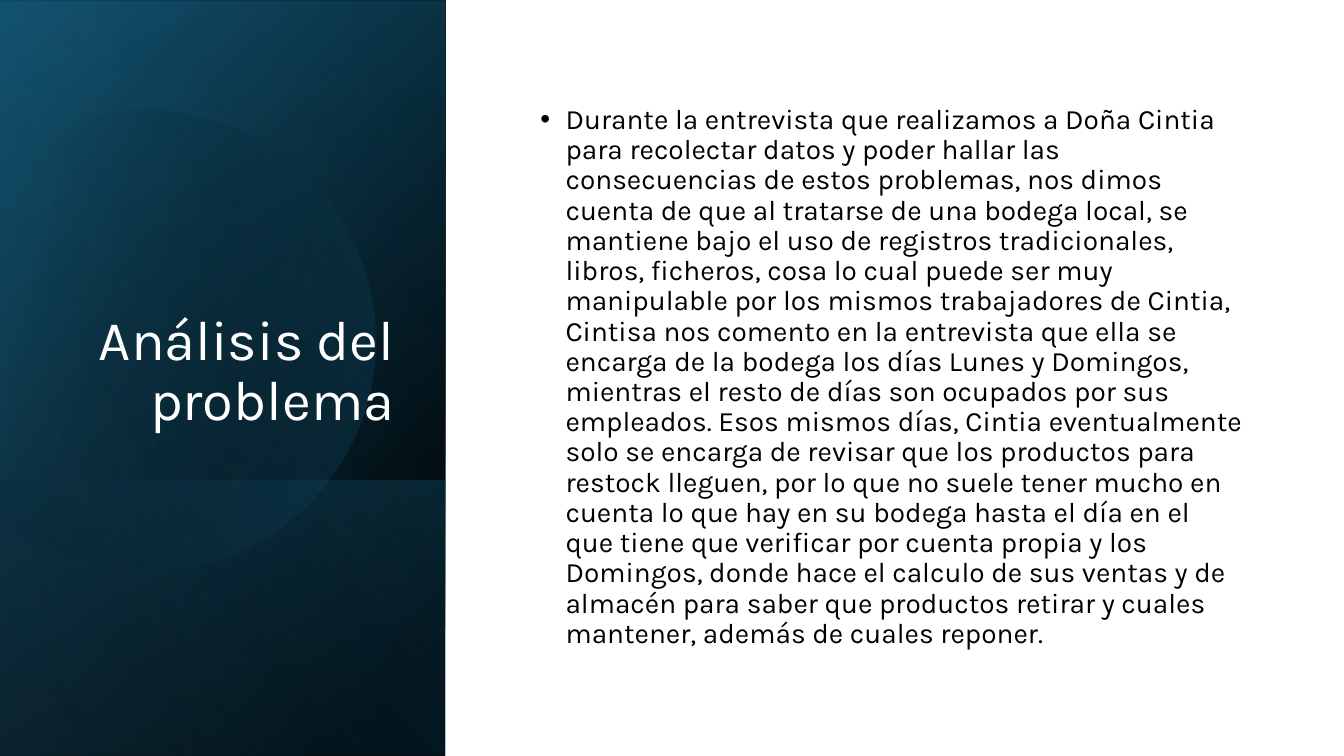
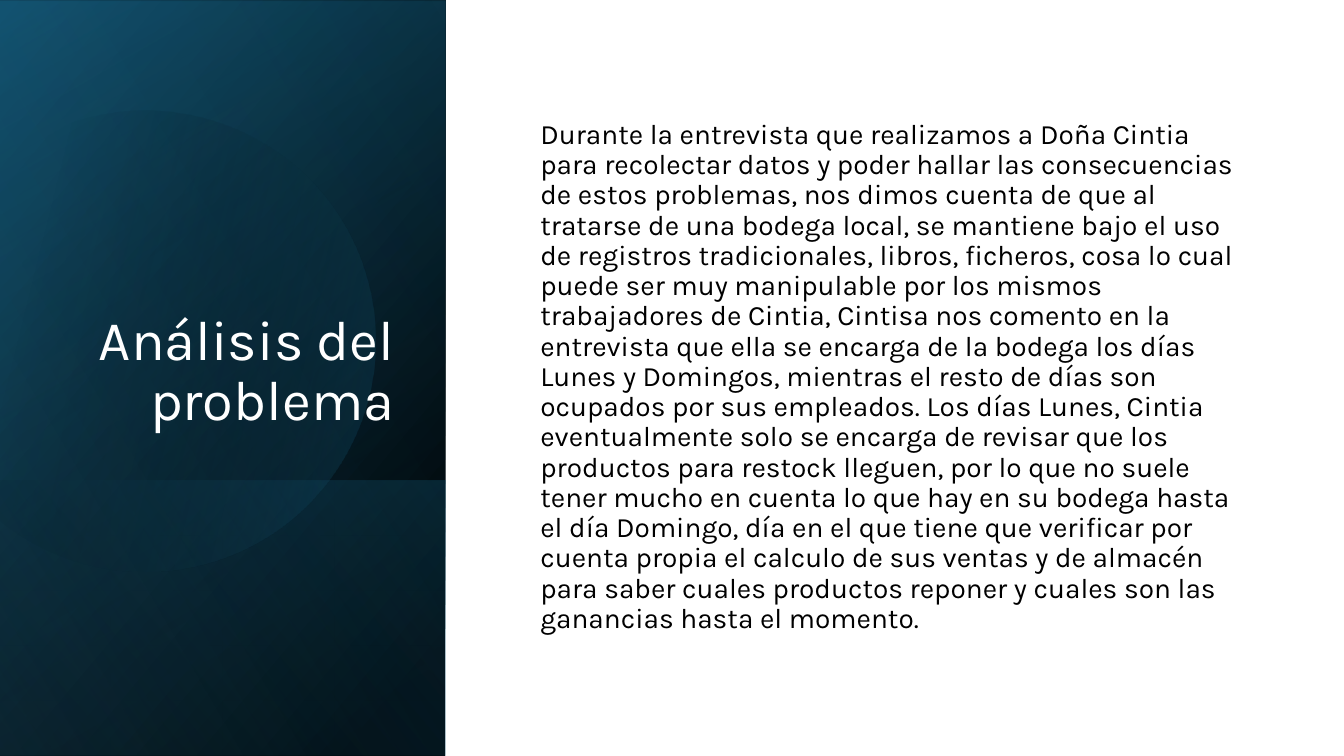
Before and after one commit to Guess2007/FUNDAMENTOS-DE-PROGRAMACION, a slide deck: slide 3 of Caso de la bodega.pptx. Drawn at 1344x756 pixels with LibreOffice and Linux fonts; fonts in the diff are those of the drawing. Boxes give left, top, right and bottom in pixels: in the first picture for what was removed or moved away, otherwise in the second. Text is boxed around its words. In the diff, an @@ line names an element or a change of style, - is before the commit and + after.

```diff
--- a/Caso de la bodega.pptx
+++ b/Caso de la bodega.pptx
@@ text at [540, 124, 1233, 635]: text changed @@
-• Durante la entrevista que realizamos a Doña Cintia para recolectar datos y poder hallar las consecuencias de estos problemas, nos dimos cuenta de que al tratarse de una bodega local, se mantiene bajo el uso de registros tradicionales, libros, ficheros, cosa lo cual puede ser muy manipulable por los mismos trabajadores de Cintia, Cintisa nos comento en la entrevista que ella se encarga de la bodega los días Lunes y Domingos, mientras el resto de días son ocupados por sus empleados. Esos mismos días, Cintia eventualmente solo se encarga de revisar que los productos para restock lleguen, por lo que no suele tener mucho en cuenta lo que hay en su bodega hasta el día en el que tiene que verificar por cuenta propia y los Domingos, donde hace el calculo de sus ventas y de almacén para saber que productos retirar y cuales mantener, además de cuales reponer.
+Durante la entrevista que realizamos a Doña Cintia para recolectar datos y poder hallar las consecuencias de estos problemas, nos dimos cuenta de que al tratarse de una bodega local, se mantiene bajo el uso de registros tradicionales, libros, ficheros, cosa lo cual puede ser muy manipulable por los mismos trabajadores de Cintia, Cintisa nos comento en la entrevista que ella se encarga de la bodega los días Lunes y Domingos, mientras el resto de días son ocupados por sus empleados. Los días Lunes, Cintia eventualmente solo se encarga de revisar que los productos para restock lleguen, por lo que no suele tener mucho en cuenta lo que hay en su bodega hasta el día Domingo, día en el que tiene que verificar por cuenta propia el calculo de sus ventas y de almacén para saber cuales productos reponer y cuales son las ganancias hasta el momento.
```
Also in this commit, not shown: 3 other slides changed, 2 other files.
